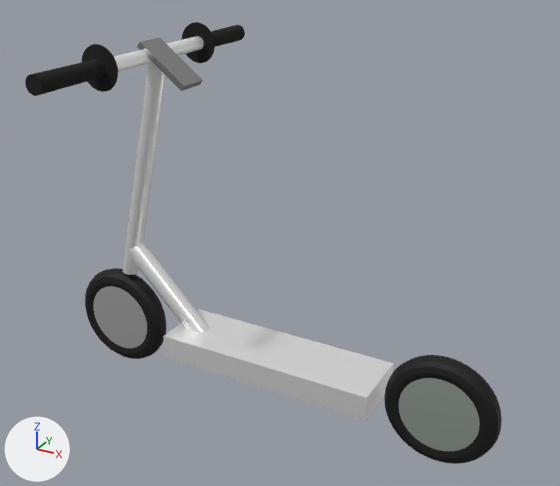
A saved change to the FBX model PROJECT/prototipos/patinete/Assets/3D_MODELS/patinete.fbx.
Before and after are seen from a camera (50 mm lens) standing at (3.34, -4.28, 4.45) and looking at (0.97, 0.02, 2.3). The lights are fixed; the arrows at lower left show +X, +Y and +Z. Where no turn or scale is listed for an object, it has been applied to the vertices.
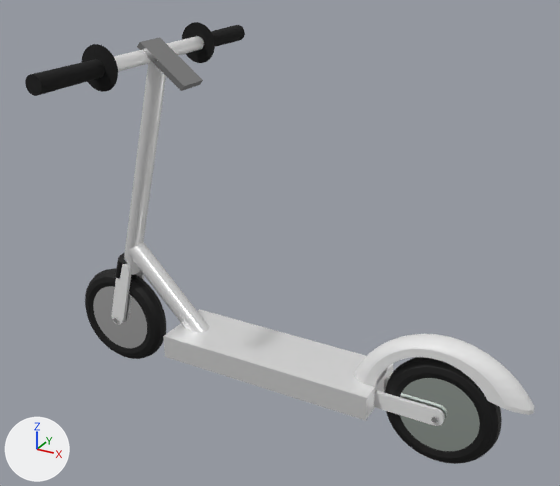
Changed parts and their boxes (x1, y1, x2, y2) in the pictures (560 x 486 px):
'BezierCircle', added
    after: (354, 334, 534, 415)
'Cube.003', added
    after: (374, 390, 445, 426)
'Cube.002', added
    after: (111, 264, 132, 325)
'Cylinder.007', added
    after: (115, 252, 127, 279)

The change, as a list of edits to the scene's bpy script:
```text
Add mat_material_013:
    mat_material_013 = principled_material('Material.013')
    mat_material_013.base_color = (0.0, 0.0, 0.0)  # black #000000
Add me_cube_004:
    me_cube_004.from_pydata(...)  # 128 vertices, 126 faces; spans x -0.31..0.263, y -0.026..0.006, z -0.055..0.066
Add me_cube_003:
    me_cube_003.from_pydata(...)  # 128 vertices, 126 faces; spans x -0.123..0.102, y -0.026..0.006, z -0.303..0.259
Add me_cylinder_010:
    me_cylinder_010.from_pydata(...)  # 64 vertices, 34 faces; spans x -0.076..0.076, y -0.117..0.117, z -0.091..0.091
    me_cylinder_010.materials.append(mat_material_013)  # black #000000
Add me_mesh:
    me_mesh.from_pydata(...)  # 800 vertices, 798 faces; spans x -0.626..0.616, y 0.0..0.2, z -0.13..0.471
Add ob_cube_003:
    ob_cube_003 = bpy.data.objects.new('Cube.003', me_cube_004)
    ob_cube_003.location = (1.992, -0.074, 1.342)
Add ob_cube_002:
    ob_cube_002 = bpy.data.objects.new('Cube.002', me_cube_003)
    ob_cube_002.location = (-0.392, -0.074, 1.626)
Add ob_cylinder_007:
    ob_cylinder_007 = bpy.data.objects.new('Cylinder.007', me_cylinder_010)
    ob_cylinder_007.location = (-0.391, 0.009, 1.83)
Add ob_beziercircle:
    ob_beziercircle = bpy.data.objects.new('BezierCircle', me_mesh)
    ob_beziercircle.location = (2.169, -0.092, 1.416)
```
